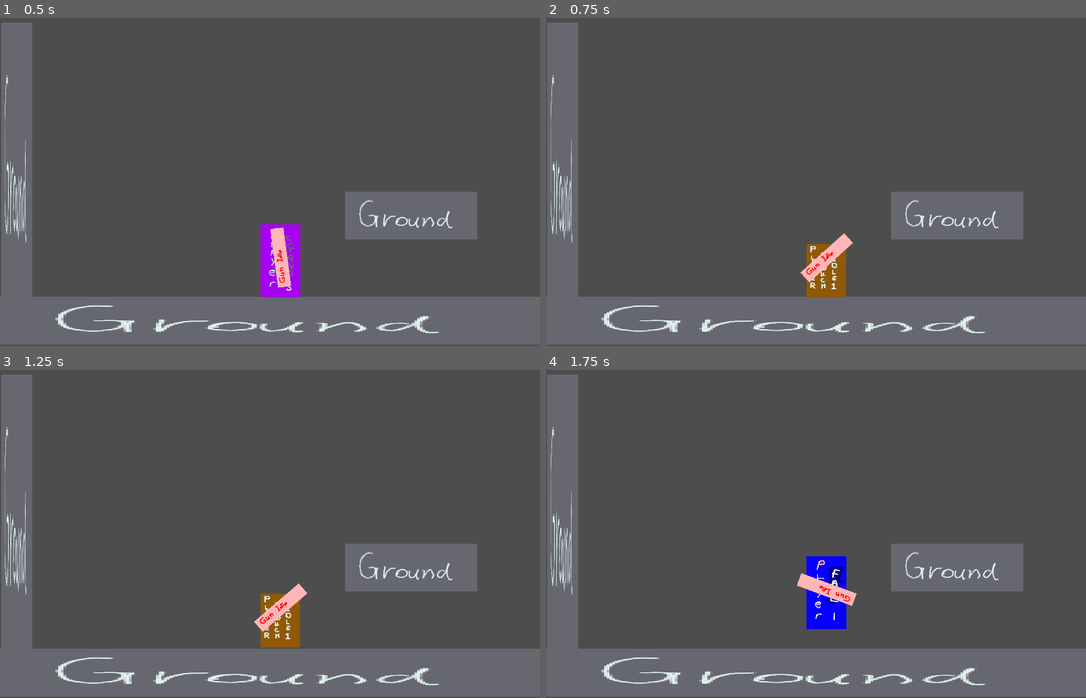
Above: before the commit, frames 1-4 (two rows, left to right).
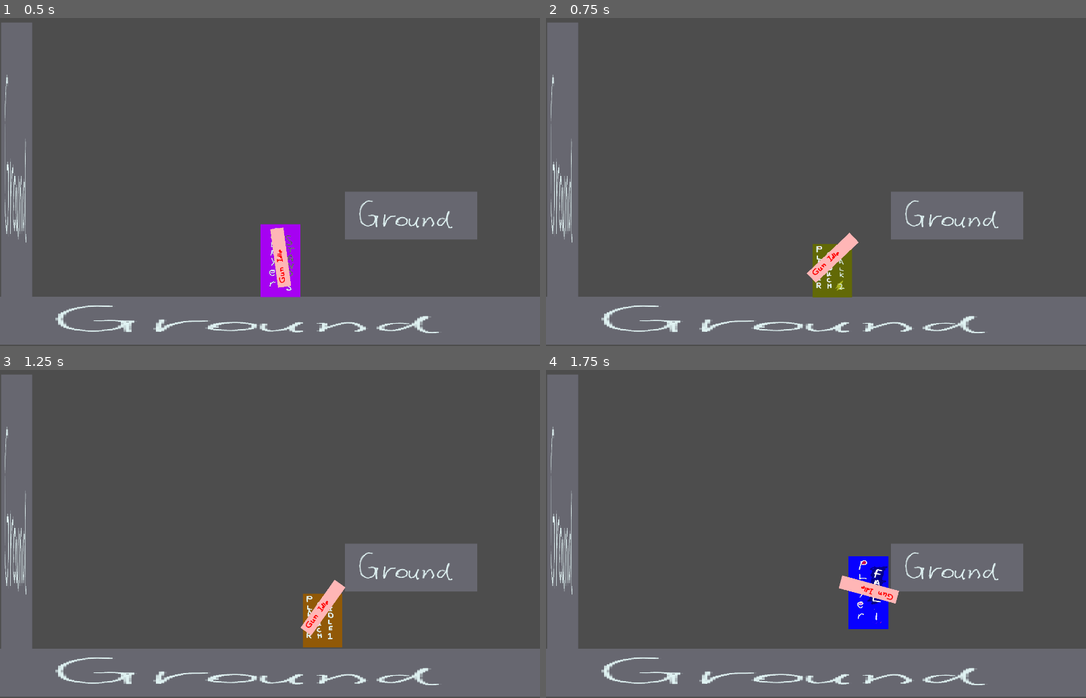
Above: after the commit, the same moments.

Repository: haruo-gabriel/portal2d
Game: Godot game, scene res://Scenes/Main/main.tscn
The game is run twice, just before and just after one commit, with the same random seed, the same clock (stepped at 60 frames per second) and the same inputs.
Inputs (mouse positions are in pixels of both pictures, inside the frame that each line leads up to):
- Up to frame 1 (0.5 s): no input
- Up to frame 2 (0.75 s): move the mouse to (934, 159) at 0.52 s; hold D (move_right, bound only after the commit) from 0.53 s (still down); hold Shift (crouch) from 0.53 s (still down)
- Up to frame 3 (1.25 s): keep holding D (move_right, bound only after the commit); keep holding Shift (crouch); tap Space (jump) at 0.77 s
- Up to frame 4 (1.75 s): keep holding D (move_right, bound only after the commit); move the mouse to (708, 547) at 1.27 s; release Shift (crouch) at 1.28 s; tap Shift (crouch) at 1.35 s; tap Space (jump) at 1.52 s

Frame 1 is identical in both runs. In frame 2, 1.3% of the frame differs, in the area x 47-58%, y 65-86%; in frame 3, 2.6%; in frame 4, 3.5%, in the area x 46-66%, y 56-80%.

Commit message:
Changing input map
Moving left and right to wasd, cause it's just better, like, arrow keys? Arrow Keys??? Such a flash moment.

Anyways, also removed 'move_up' and 'move_down', it just doen't make sense in this game.

Diff:
--- a/godot project/project.godot
+++ b/godot project/project.godot
@@ -26,22 +26,12 @@
 
 move_right={
 "deadzone": 0.5,
-"events": [Object(InputEventKey,"resource_local_to_scene":fa …(140 unchanged characters)… d":false,"keycode":0,"physical_keycode":4194321,"key_label":0,"unicode":0,"echo":false,"script":null)
-]
-}
-move_up={
-"deadzone": 0.5,
-"events": [Object(InputEventKey,"resource_local_to_scene":false,"resource_name":"","device":-1,"window_id":0,"alt_pressed":false,"shift_pressed":false,"ctrl_pressed":false,"meta_pressed":false,"pressed":false,"keycode":0,"physical_keycode":4194320,"key_label":0,"unicode":0,"echo":false,"script":null)
-]
-}
-move_down={
-"deadzone": 0.5,
-"events": [Object(InputEventKey,"resource_local_to_scene":false,"resource_name":"","device":-1,"window_id":0,"alt_pressed":false,"shift_pressed":false,"ctrl_pressed":false,"meta_pressed":false,"pressed":false,"keycode":0,"physical_keycode":4194322,"key_label":0,"unicode":0,"echo":false,"script":null)
+"events": [Object(InputEventKey,"resource_local_to_scene":fa …(140 unchanged characters)… d":false,"keycode":0,"physical_keycode":68,"key_label":0,"unicode":100,"echo":false,"script":null)
 ]
 }
 move_left={
 "deadzone": 0.5,
-"events": [Object(InputEventKey,"resource_local_to_scene":fa …(140 unchanged characters)… d":false,"keycode":0,"physical_keycode":4194319,"key_label":0,"unicode":0,"echo":false,"script":null)
+"events": [Object(InputEventKey,"resource_local_to_scene":fa …(140 unchanged characters)… d":false,"keycode":0,"physical_keycode":65,"key_label":0,"unicode":97,"echo":false,"script":null)
 ]
 }
 jump={
